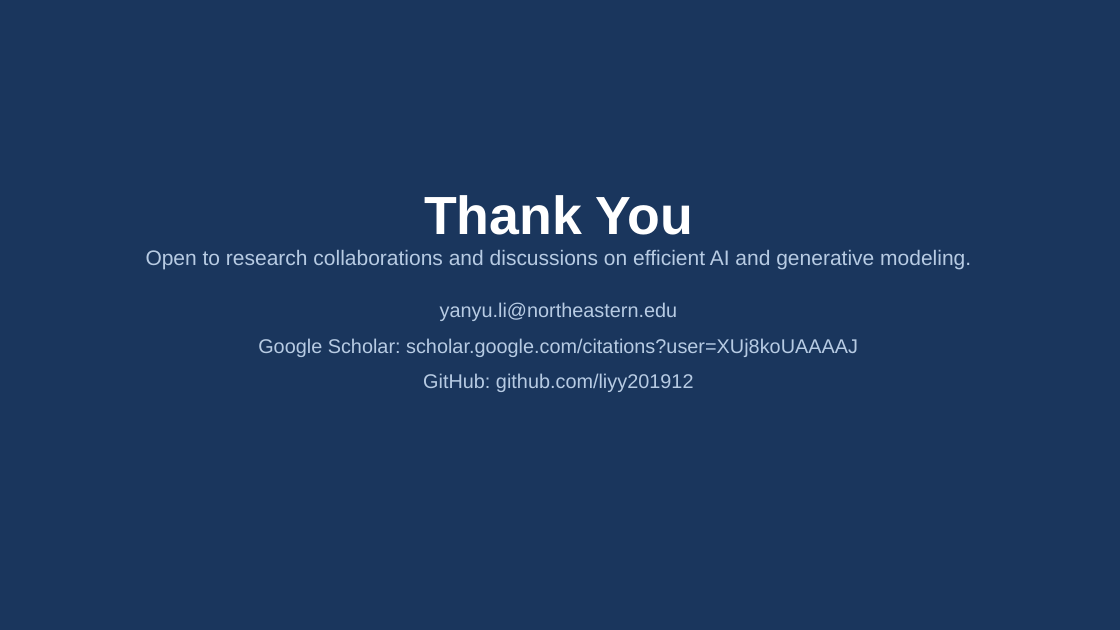
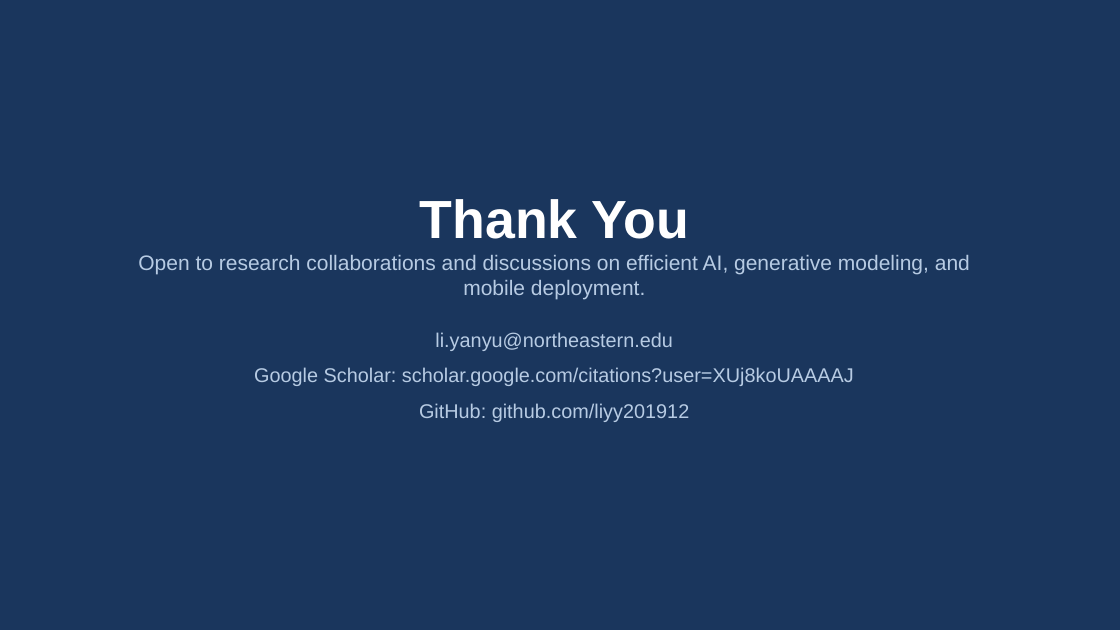
Before and after one commit to liyy201912/yy-webpage, a slide deck: slide 7 of presentation.pptx (slide 9 before the commit). Drawn at 1120x630 pixels with LibreOffice and Linux fonts; fonts in the diff are those of the drawing. Boxes give left, top, right and bottom in pixels: in the first picture for what was removed or moved away, otherwise in the second. Text is boxed around its words. In the diff, an @@ line names an element or a change of style, - is before the commit and + after.

```diff
--- a/presentation.pptx
+++ b/presentation.pptx
@@ text at [138,255,970,351]: text changed @@
-Open to research collaborations and discussions on efficient AI and generative modeling.
-yanyu.li@northeastern.edu
+Open to research collaborations and discussions on efficient AI, generative modeling, and mobile deployment.
+li.yanyu@northeastern.edu
```
Also in this commit, not shown: 3 other slides changed, 3 slides added, 5 slides removed, 3 other files.
